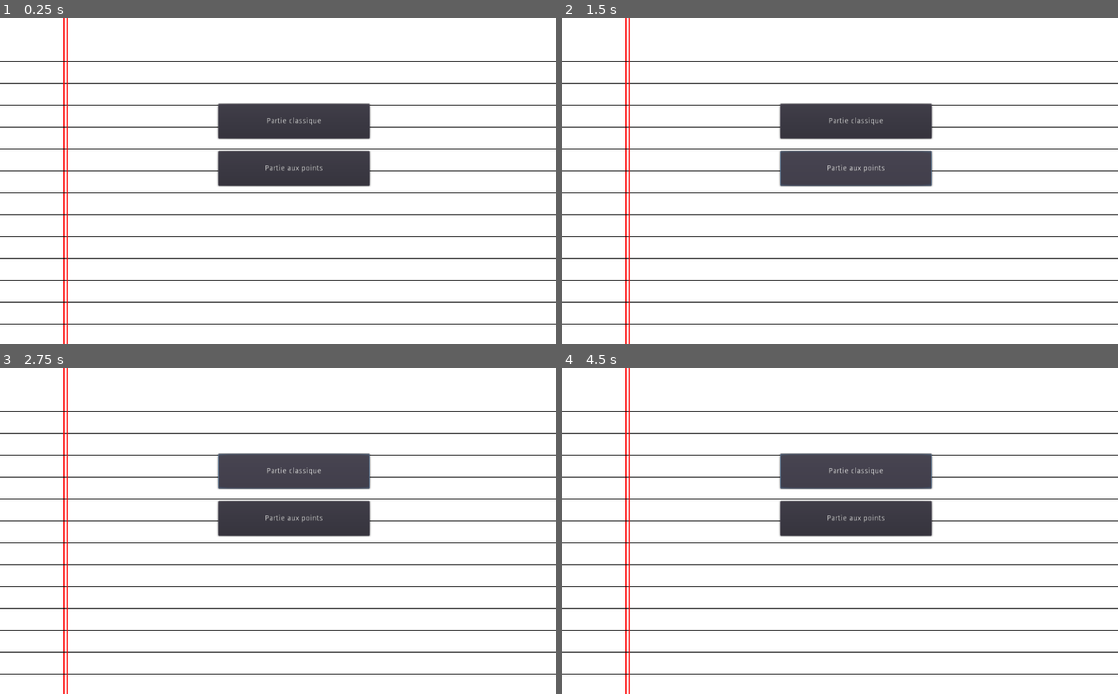
Above: before the commit, frames 1-4 (two rows, left to right).
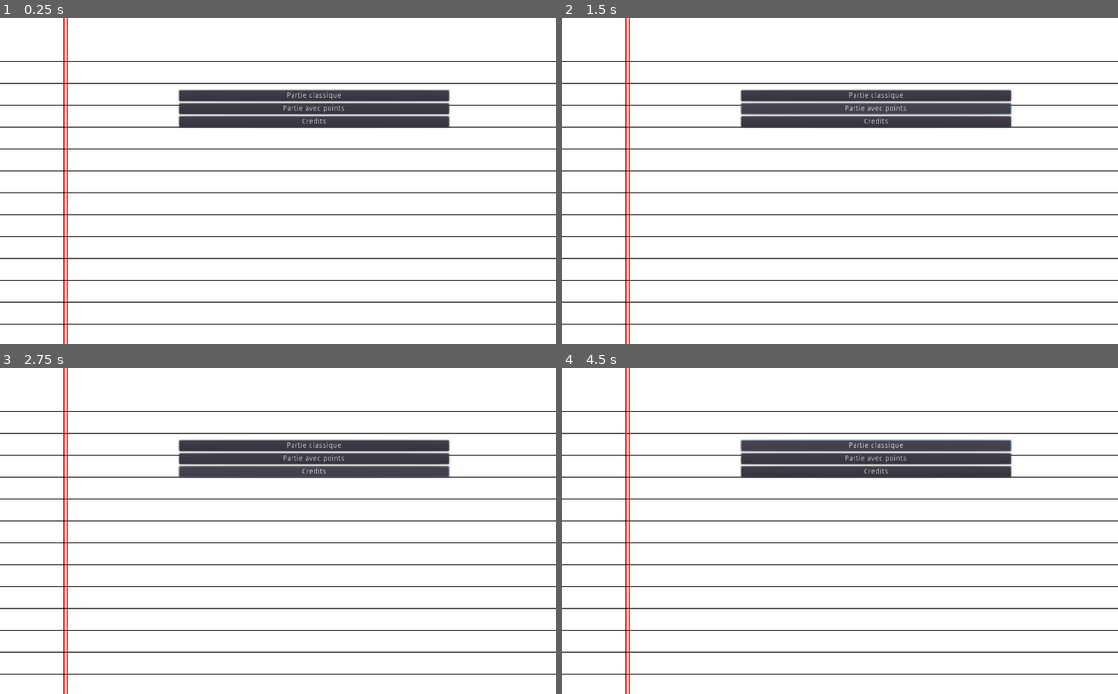
Above: after the commit, the same moments.

Repository: Jelared/Project-Jeu_du_Pendu
Game: Godot game, scene res://scenes/Menu.tscn
Two runs of this game, one before a commit and one after it. Both use one fixed random seed, a clock stepped at 60 frames per second and the inputs below. This scene is started directly instead of the project's main scene.
Inputs (mouse positions are in pixels of both pictures, inside the frame that each line leads up to):
- Up to frame 1 (0.25 s): no input
- Up to frame 2 (1.5 s): click "Partie classique" at 0.5 s; click "Partie aux points" (after the commit: "Partie avec points") at 1.25 s
- Up to frame 3 (2.75 s): click (311, 472) at 2 s, where only the run after the commit has a clickable "Credits"
- Up to frame 4 (4.5 s): click "Partie classique" at 2.75 s; click "Partie aux points" (after the commit: "Partie avec points") at 3.5 s; click "Partie classique" at 4.25 s

The runs differ from the first frame. In frame 1, 8.4% of the frame differs, in the area x 32-81%, y 21-52%; in frame 2, 8.4%; in frame 3, 8.5%; in frame 4, 8.4%.

Commit message:
update
menu

Diff:
--- a/scenes/Menu.tscn
+++ b/scenes/Menu.tscn
@@ -3,31 +3,31 @@
 [ext_resource path="res://Sprites/Page.png" type="Texture" id=1]
 
 [node name="Menu" type="Control"]
-__meta__ = {
-"_edit_use_anchors_": false
-}
 
 [node name="Page" type="Sprite" parent="."]
 position = Vector2( 546, 662 )
 scale = Vector2( 0.5, 0.5 )
 texture = ExtResource( 1 )
 
-[node name="classique" type="Button" parent="."]
-margin_left = 402.0
-margin_top = 158.0
-margin_right = 681.0
-margin_bottom = 222.0
+[node name="HBoxContainer" type="VBoxContainer" parent="."]
+margin_left = 330.0
+margin_top = 133.0
+margin_right = 827.0
+margin_bottom = 351.0
+
+[node name="classique" type="Button" parent="HBoxContainer"]
+margin_right = 497.0
+margin_bottom = 20.0
 text = "Partie classique"
-__meta__ = {
-"_edit_use_anchors_": false
-}
 
-[node name="points" type="Button" parent="."]
-margin_left = 402.0
-margin_top = 245.0
-margin_right = 681.0
-margin_bottom = 309.0
-text = "Partie aux points"
-__meta__ = {
-"_edit_use_anchors_": false
-}
+[node name="points" type="Button" parent="HBoxContainer"]
+margin_top = 24.0
+margin_right = 497.0
+margin_bottom = 44.0
+text = "Partie avec points"
+
+[node name="Credit" type="Button" parent="HBoxContainer"]
+margin_top = 48.0
+margin_right = 497.0
+margin_bottom = 68.0
+text = "Credits"
